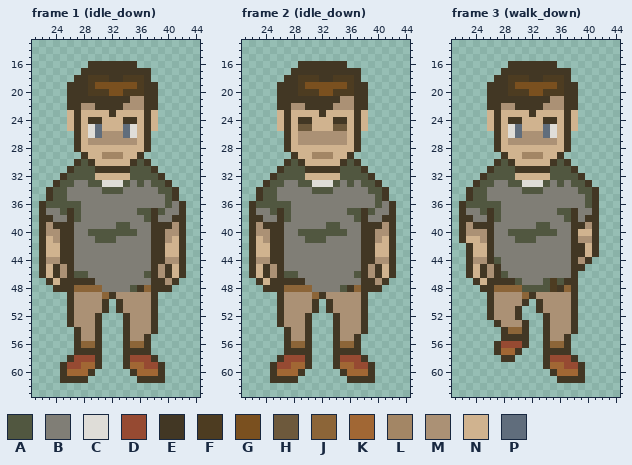
A pixel-art file gets an edit: Assets/Sprites/Ase/character.aseprite. This is how it looked before the edit.
64x64 pixels, 47 frames. Shown: frame 1 (idle_down): x 21..44, y 13..63; frame 2 (idle_down): x 21..44, y 13..63; frame 3 (walk_down): x 21..44, y 13..63. The commit also changed other frames, which this record leaves out.
Visible layers, top first: "default/head", "default/arm_left/back", "default/arm_right/front", "default/leg_left/back", "default/leg_right/front", "default/body", "boxed/box".
Palette (. is transparent): A #515740  B #807e76  C #dfddd8  D #964a32  E #423724  F #4d3c21  G #7a501f  H #6d593c  J #8c6538  K #a16734  L #a38665  M #ab9175  N #d0b38f  P #606d7c
Pixels before, frame 1 (idle_down), first column x 22:
16 .......EEEEEEE.......
17 ......EEEEEEEEEE.....
18 .....EEFFFEEFFFE.....
19 ....EEEFGGGGGGFEE....
20 ....EEEFFFGGFFFEE....
21 ....EEEEEEEEEMMEE....
22 ....EEMMEEEEMMMEE....
23 ....NENNNNENNNNEN....
24 ....NENEENNNEENEN....
25 ....NENCPNNNPCNEN....
26 .....ENCPMMMPCNE.....
27 .....ENMMMMMMMNE.....
28 .....ENNNNNNNNNE.....
29 ......ENNLLLNNE......
30 .....EAENNNNNEAE.....
31 ....EAAAEEEEEAAAE....
32 ...EAAAANNNNNAAAAE...
33 ..EAABBAACCCABABAAE..
34 .EAABBBBBAAABBBBBAAE.
35 .EAABBBBBBBBBBBBBBAE.
36 EAAAAABBBBBBBBBBBBABE
37 EBBAEABBBBBBBBAAEABBE
38 EEBBEABBBBBBBBBAEBBEE
39 EMEEEBBBBBBAABBBEEEME
40 EMMEEBBAAAAAAABBEEMME
41 ENMEEBBBAAABBBBBEEMNE
42 ENNEEBBBBBBBBBBBEENNE
43 ENNEEBBBBBBBBBBBEENNE
44 EMMEEBBBBBBBBBBBEEMME
45 ENEMEBBBBBBBBBBBEMENE
46 ENEMEAABBBBBBBBAEMENE
47 .ENEEEEEBBBBBBBBEEME.
48 ..EEEJJJJBBBBAEJEEE..
49 ....EMMMMJEMMMMME....
50 ....EMMMME.EMMMME....
51 ....EMMMME.EMMMME....
52 ....EMMME...EMMME....
53 ....EMMME...EMMME....
54 .....EMME...EMMME....
55 .....EMME...EMME.....
56 .....EJJE...EJJE.....
57 .....EEEE...EEEE.....
58 ....EDDDE...EDDDE....
59 ...EDDKKE...EKKDDE...
60 ...EKKKE.....EKKKE...
61 ...EEEE.......EEEE...
Pixels before, frame 2 (idle_down), first column x 22:
16 .......EEEEEEE.......
17 ......EEEEEEEEEE.....
18 .....EEFFFEEFFFE.....
19 ....EEEFGGGGGGFEE....
20 ....EEEFFFGGFFFEE....
21 ....EEEEEEEEEMMEE....
22 ....EEMMEEEEMMMEE....
23 ....NENNNNENNNNEN....
24 ....NENEENNNEENEN....
25 ....NENHHNNNHHNEN....
26 .....ENMMMMMMMNE.....
27 .....ENMMMMMMMNE.....
28 .....ENNNNNNNNNE.....
29 ......ENNLLLNNE......
30 .....EAENNNNNEAE.....
31 ....EAAAEEEEEAAAE....
32 ...EAAAANNNNNAAAAE...
33 ..EAABBAACCCABABAAE..
34 .EAABBBBBAAABBBBBAAE.
35 .EAABBBBBBBBBBBBBBAE.
36 EAAAAABBBBBBBBBBBBABE
37 EBBAEABBBBBBBBAAEABBE
38 EEBBEABBBBBBBBBAEBBEE
39 EMEEEBBBBBBAABBBEEEME
40 EMMEEBBAAAAAAABBEEMME
41 ENMEEBBBAAABBBBBEEMNE
42 ENNEEBBBBBBBBBBBEENNE
43 ENNEEBBBBBBBBBBBEENNE
44 EMMEEBBBBBBBBBBBEEMME
45 ENEMEBBBBBBBBBBBEMENE
46 ENEMEAABBBBBBBBAEMENE
47 .ENEEEEEBBBBBBBBEEME.
48 ..EEEJJJJBBBBAEJEEE..
49 ....EMMMMJEMMMMME....
50 ....EMMMME.EMMMME....
51 ....EMMMME.EMMMME....
52 ....EMMME...EMMME....
53 ....EMMME...EMMME....
54 .....EMME...EMMME....
55 .....EMME...EMME.....
56 .....EJJE...EJJE.....
57 .....EEEE...EEEE.....
58 ....EDDDE...EDDDE....
59 ...EDDKKE...EKKDDE...
60 ...EKKKE.....EKKKE...
61 ...EEEE.......EEEE...
Pixels before, frame 3 (walk_down), first column x 22:
16 .......EEEEEEE......
17 ......EEEEEEEEEE....
18 .....EEFFFEEFFFE....
19 ....EEEFGGGGGGFEE...
20 ....EEEFFFGGFFFEE...
21 ....EEEEEEEEEMMEE...
22 ....EEMMEEEEMMMEE...
23 ....NENNNNENNNNEN...
24 ....NENEENNNEENEN...
25 ....NENCPNNNPCNEN...
26 .....ENCPMMMPCNE....
27 .....ENMMMMMMMNE....
28 .....ENNNNNNNNNE....
29 ......ENNLLLNNE.....
30 .....EAENNNNNEAE....
31 ....EAAAEEEEEAAAE...
32 ...EAAAANNNNNAAAAE..
33 ..EAABBAACCCABABAAE.
34 .EAABBBBBAAABBBBBAAE
35 .EAABBBBBBBBBBBBBBAE
36 EAAAAABBBBBBBBBBBBAE
37 EBBAEABBBBBBBBAAEBBE
38 EEBBEABBBBBBBBBAEBEE
39 EMEEEBBBBBBAABBBEEME
40 EMMMEBBAAAAAAABBENNE
41 ENNMEBBBAAABBBBBEMME
42 .ENNEBBBBBBBBBBBEENE
43 .ENNEBBBBBBBBBBBEENE
44 .EMMEABBBBBBBBBBEME.
45 .ENEMEBBBBBBBBBBEE..
46 .ENEMEABBBBBBBBBE...
47 ..ENEEEEABBBAFAEE...
48 ...EEJJJJAAAAFEJE...
49 ....EMMMMJEMMMMME...
50 ....EMMMME.EMMMME...
51 ....EMMME..EMMMME...
52 ....EMMME...EMMME...
53 .....EMMME..EMMME...
54 ......EJJE..EMMME...
55 ......EEEE..EMME....
56 .....EDDDE..EJJE....
57 .....EKKE...EEEE....
58 ......EE....EDDDE...
59 ............EKKDDE..
60 .............EKKKE..
61 ..............EEEE..
The same view after the edit:
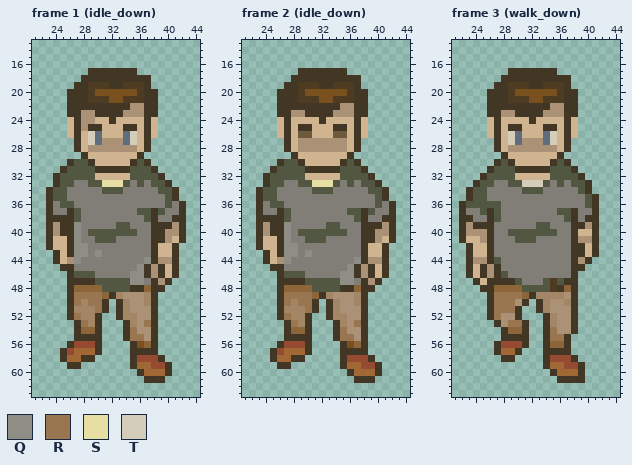
Colours new in this view: Q #8e8d86  R #99764f  S #e6dea2  T #d3cdba
Changes in this commit:
Changed rows in their new state; - is an unchanged pixel.
Frame 1 (idle_down):
first column x 22:
16 -------.......-------
17 ------.-------..-----
18 -----.-EEE--EEE------
19 ----.---FFEEFF--.----
20 --------GG--GG-------
21 -------FFFGGFFF------
22 ------EE----E--------
23 ----E-MMEE-EMMM-E----
24 ------MMN-E-NN-------
25 ------MEE---EE-------
26 ----N--T-NNN-T--N----
27 -------TP---PT-------
28 -------MMMMMMM-------
29 ---------NNN---------
30 ----EA---------------
31 ---EA----------------
32 --EA-----------------
33 ---------SSS---------
36 .EB--B---------------
37 .E-B-----------------
38 .-EE-----------------
39 .EM--Q---------------
40 .E---Q---------------
41 .ENN-Q---------------
42 .E-N-QQ----------N-E.
43 ..EN-QQ-Q--------N-E.
44 ..ENMQ---------Q-M-E.
45 ...E----------QEMENE.
46 ....---A-----QQEMENE.
47 -...----AAAAAQQ--ME.-
48 --..-----AAAAE----.--
49 -----RRRR--L---L-----
50 -----RLRR---L--L-----
51 -----LLLR---L--------
52 -----RLL---ELL-------
53 ----.ERL-----L-R-----
54 ------JJ-----R-------
55 ------EE-----RRME----
56 ----EDDD----.EGJE----
57 ---EDKKK----.---E----
58 ---EKKEE.---.E--DE---
59 ---.EE...---.E-K-DE--
60 ---.....-----.E--KE--
61 ---....-------.------
Frame 2 (idle_down):
first column x 22:
16 -------.......-------
17 ------.-------..-----
18 -----.-EEE--EEE------
19 ----.---FFEEFF--.----
20 --------GG--GG-------
21 -------FFFGGFFF------
22 ------EE----E--------
23 ----E-MMEE-EMMM-E----
24 -------NN-E-NN-------
25 -------EE---EE-------
26 ----N--HHNNNHH--N----
28 -------MMMMMMM-------
29 ---------NNN---------
30 ----EA---------------
31 ---EA----------------
32 --EA-----------------
33 ---------SSS---------
36 .EB--B---------------
37 .E-B-----------------
38 .-EE-----------------
39 .EM--Q---------------
40 .E---Q---------------
41 .ENN-Q---------------
42 .E-N-QQ----------N-E.
43 ..EN-QQ-Q--------N-E.
44 ..ENMQ---------Q-M-E.
45 ...E----------QEMENE.
46 ....---A-----QQEMENE.
47 -...----AAAAAQQ--ME.-
48 --..-----AAAAE----.--
49 -----RRRR--L---L-----
50 -----RLRR---L--L-----
51 -----LLLR---L--------
52 -----RLL---ELL-------
53 ----.ERL-----L-R-----
54 ------JJ-----R-------
55 ------EE-----RRME----
56 ----EDDD----.EGJE----
57 ---EDKKK----.---E----
58 ---EKKEE.---.E--DE---
59 ---.EE...---.E-K-DE--
60 ---.....-----.E--KE--
61 ---....-------.------
Frame 3 (walk_down), layers "default/head", "default/arm_right/front":
first column x 26:
16 ---.......---
17 --.-------..-
18 -.-EEE--EEE--
19 .---FFEEFF--.
20 ----GG--GG---
21 ---FFFGGFFF--
22 --EE----E----
23 E-MMEE-EMMM-E
24 ---NN-E-NN---
25 ---EE---EE---
26 N--T-NNN-T--N
27 ---TP---PT---
28 ---MMMMMMM---
29 -----NNN-----
first column x 31:
33 TTT--------
34 ---------E.
first column x 27:
49 RRRR--LLLL-
50 RRR----L--L
51 RRR----L---
52 R-------L--
53 --RR----L--
54 --------R--
55 --------RR-
Boxes around the changes in both pictures, in picture pixels (x1, y1, x2, y2):
changed: (39, 61, 186, 383)
changed: (249, 61, 396, 383)
changed: (487, 61, 578, 187)
changed: (585, 187, 599, 194)
changed: (494, 292, 571, 341)
